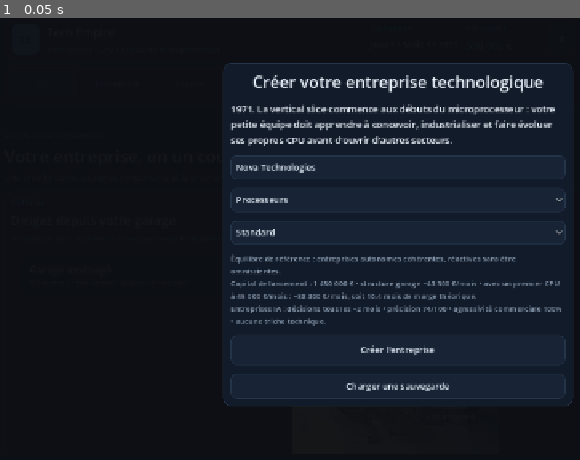
Above: before the commit, frame 1.
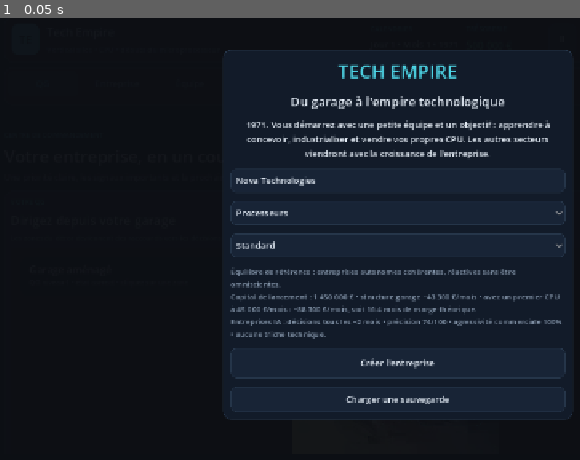
Above: after the commit, the same moment.

Repository: vadorus/addonhardwaregame2d
Game: Godot game, scene res://main.tscn
The game is run twice, just before and just after one commit, with the same random seed, the same clock (stepped at 60 frames per second) and the same inputs.
Inputs:
- Up to frame 1 (0.05 s): no input

The runs differ from the first frame. In frame 1, 8.5% of the frame differs, in the area x 38-99%, y 7-91%.

Commit message:
Release: préparer la v0.4 jouable Windows et corriger le routage UX
* ux: route all Nora gameplay priorities to the right screen

* ux: forward responsive layout to product panels

* ux: stack industrialization controls on narrow windows

* ux: stack product launch and lifecycle controls on narrow windows

* ux: improve onboarding branding and popup responsiveness

* build: add Windows Desktop export preset

* ci: export and archive a playable Windows build

* release: label the first full CPU-loop prototype as v0.4

* fix: declare responsive industrialization grid

Diff:
--- a/main.gd
+++ b/main.gd
@@ -24,11 +24,15 @@
 var status_label: Label
 var tabs: TabContainer
 var setup_layer: Control
+var setup_panel: PanelContainer
 var month_layer: Control
+var month_panel: PanelContainer
 var month_report_label: Label
 var game_over_layer: Control
+var game_over_panel: PanelContainer
 var game_over_label: Label
 var research_event_layer: Control
+var research_event_panel: PanelContainer
 var research_event_label: Label
 var active_research_event_id := ""
 
@@ -911,10 +915,11 @@
 	setup_layer.set_anchors_and_offsets_preset(Control.PRESET_FULL_RECT)
 	add_child(setup_layer)
 	var center:=CenterContainer.new(); center.set_anchors_and_offsets_preset(Control.PRESET_FULL_RECT); setup_layer.add_child(center)
-	var panel:=PanelContainer.new(); panel.custom_minimum_size=Vector2(560,420); center.add_child(panel)
-	var box:=VBoxContainer.new(); box.add_theme_constant_override("separation",14); panel.add_child(box)
-	var title:=_label("Créer votre entreprise technologique",26); title.horizontal_alignment=HORIZONTAL_ALIGNMENT_CENTER; box.add_child(title)
-	var desc:=_label("1971. La vertical slice commence aux débuts du microprocesseur : votre petite équipe doit apprendre à concevoir, industrialiser et faire évoluer ses propres CPU avant d’ouvrir d’autres secteurs.",15); desc.autowrap_mode=TextServer.AUTOWRAP_WORD_SMART; box.add_child(desc)
+	setup_panel=PanelContainer.new(); setup_panel.custom_minimum_size=Vector2(560,420); center.add_child(setup_panel)
+	var box:=VBoxContainer.new(); box.add_theme_constant_override("separation",14); setup_panel.add_child(box)
+	var brand:=_label("TECH EMPIRE",30); brand.horizontal_alignment=HORIZONTAL_ALIGNMENT_CENTER; brand.add_theme_color_override("font_color", APP_CYAN); box.add_child(brand)
+	var title:=_label("Du garage à l'empire technologique",20); title.horizontal_alignment=HORIZONTAL_ALIGNMENT_CENTER; box.add_child(title)
+	var desc:=_label("1971. Vous démarrez avec une petite équipe et un objectif : apprendre à concevoir, industrialiser et vendre vos propres CPU. Les autres secteurs viendront avec la croissance de l'entreprise.",14); desc.autowrap_mode=TextServer.AUTOWRAP_WORD_SMART; desc.horizontal_alignment=HORIZONTAL_ALIGNMENT_CENTER; box.add_child(desc)
 	setup_name=LineEdit.new(); setup_name.placeholder_text="Nom de l'entreprise"; setup_name.text="Nova Technologies"; box.add_child(setup_name)
 	setup_sector=OptionButton.new(); _fill_sector_options(setup_sector); box.add_child(setup_sector)
 	setup_difficulty = OptionButton.new()
@@ -935,8 +940,8 @@
 func _build_month_layer():
 	month_layer=ColorRect.new(); month_layer.color=Color(0,0,0,0.72); month_layer.set_anchors_and_offsets_preset(Control.PRESET_FULL_RECT); month_layer.visible=false; add_child(month_layer)
 	var center:=CenterContainer.new(); center.set_anchors_and_offsets_preset(Control.PRESET_FULL_RECT); month_layer.add_child(center)
-	var panel:=PanelContainer.new(); panel.custom_minimum_size=Vector2(560,430); center.add_child(panel)
-	var box:=VBoxContainer.new(); box.add_theme_constant_override("separation",12); panel.add_child(box)
+	month_panel=PanelContainer.new(); month_panel.custom_minimum_size=Vector2(560,430); center.add_child(month_panel)
+	var box:=VBoxContainer.new(); box.add_theme_constant_override("separation",12); month_panel.add_child(box)
 	box.add_child(_section("Rapport mensuel")); month_report_label=_rich_label(); box.add_child(month_report_label)
 	var cont:=Button.new(); cont.text="Continuer"; cont.custom_minimum_size.y=44; cont.pressed.connect(_close_month_report); box.add_child(cont)
 
@@ -949,12 +954,12 @@
 	var center := CenterContainer.new()
 	center.set_anchors_and_offsets_preset(Control.PRESET_FULL_RECT)
 	game_over_layer.add_child(center)
-	var panel := _card(APP_SHELL, 16, 20)
-	panel.custom_minimum_size = Vector2(560, 360)
-	center.add_child(panel)
+	game_over_panel = _card(APP_SHELL, 16, 20)
+	game_over_panel.custom_minimum_size = Vector2(560, 360)
+	center.add_child(game_over_panel)
 	var box := VBoxContainer.new()
 	box.add_theme_constant_override("separation", 14)
-	panel.add_child(box)
+	game_over_panel.add_child(box)
 	var title := _label("Entreprise en cessation de paiement", 25)
 	title.horizontal_alignment = HORIZONTAL_ALIGNMENT_CENTER
 	title.add_theme_color_override("font_color", APP_RED)
@@ -982,12 +987,12 @@
 	var center := CenterContainer.new()
 	center.set_anchors_and_offsets_preset(Control.PRESET_FULL_RECT)
 	research_event_layer.add_child(center)
-	var panel := _card(APP_SHELL, 16, 20)
-	panel.custom_minimum_size = Vector2(600, 360)
-	center.add_child(panel)
+	research_event_panel = _card(APP_SHELL, 16, 20)
+	research_event_panel.custom_minimum_size = Vector2(600, 360)
+	center.add_child(research_event_panel)
 	var box := VBoxContainer.new()
 	box.add_theme_constant_override("separation", 14)
-	panel.add_child(box)
+	research_event_panel.add_child(box)
 	box.add_child(_eyebrow("DÉCOUVERTE R&D"))
 	var title := _label("L'équipe a trouvé une nouvelle piste", 24)
 	title.add_theme_color_override("font_color", APP_CYAN)
@@ -1189,12 +1194,23 @@
 func _update_responsive_layout():
 	if dashboard_screen != null and dashboard_screen.has_method("set_viewport_width"):
 		dashboard_screen.call("set_viewport_width", size.x)
+	if products_screen != null and products_screen.has_method("set_viewport_width"):
+		products_screen.call("set_viewport_width", size.x)
 	var compact := size.x < 900.0
 	var narrow := size.x < 620.0
 	if lab_layout_grid != null:
 		lab_layout_grid.columns = 1 if compact else 2
 	if lab_stats_grid != null:
 		lab_stats_grid.columns = 1 if narrow else 3
+	var popup_width := clampf(size.x - 32.0, 300.0, 600.0)
+	if setup_panel != null:
+		setup_panel.custom_minimum_size.x = minf(popup_width, 560.0)
+	if month_panel != null:
+		month_panel.custom_minimum_size.x = minf(popup_width, 560.0)
+	if game_over_panel != null:
+		game_over_panel.custom_minimum_size.x = minf(popup_width, 560.0)
+	if research_event_panel != null:
+		research_event_panel.custom_minimum_size.x = popup_width
 
 func _fill_text(option: OptionButton, items: Array):
 	option.clear(); for item in items: option.add_item(str(item)); option.set_item_metadata(option.item_count-1,str(item))
--- a/project.godot
+++ b/project.godot
@@ -14,7 +14,7 @@
 
 [application]
 
-config/name="Tech Empire Prototype V0.3 — CPU Field Experience"
+config/name="Tech Empire Prototype V0.4 — CPU Loop"
 run/main_scene="uid://e28phl1nvy5i"
 config/features=PackedStringArray("4.7", "Forward Plus")
 config/icon="res://icon.svg"
--- a/ui/components/IndustrializationPanel.gd
+++ b/ui/components/IndustrializationPanel.gd
@@ -6,6 +6,7 @@
 const UI := preload("res://ui/UiKit.gd")
 
 var production_label: Label
+var production_grid: GridContainer
 var industrialization_select: OptionButton
 var industrialization_strategy: OptionButton
 var industrialization_binning: OptionButton
@@ -24,7 +25,7 @@
 	production_label = UI.rich_label()
 	add_child(production_label)
 
-	var production_grid := GridContainer.new()
+	production_grid = GridContainer.new()
 	production_grid.columns = 2
 	add_child(production_grid)
 	production_grid.add_child(UI.label("Projet en industrialisation", 14))
@@ -92,6 +93,10 @@
 	sell_capacity.text = "Activer / couper la vente de capacité libre"
 	sell_capacity.pressed.connect(func(): action_requested.emit("toggle_capacity_sales", {}))
 	actions.add_child(sell_capacity)
+
+func set_viewport_width(width: float) -> void:
+	if production_grid != null:
+		production_grid.columns = 1 if width < 760.0 else 2
 
 func refresh() -> void:
 	_refresh_production_overview()
--- a/ui/components/ProductLifecyclePanel.gd
+++ b/ui/components/ProductLifecyclePanel.gd
@@ -7,6 +7,8 @@
 
 var products_label: Label
 var product_select: OptionButton
+var launch_grid: GridContainer
+var lifecycle_grid: GridContainer
 var product_details_label: Label
 var product_price: SpinBox
 var product_capacity: SpinBox
@@ -36,17 +38,17 @@
 	product_details_label = UI.rich_label()
 	add_child(product_details_label)
 
-	var grid := GridContainer.new()
-	grid.columns = 2
-	add_child(grid)
-	grid.add_child(UI.label("Prix de vente", 14))
+	launch_grid = GridContainer.new()
+	launch_grid.columns = 2
+	add_child(launch_grid)
+	launch_grid.add_child(UI.label("Prix de vente", 14))
 	product_price = UI.spin(1, 1000000, 5, 300)
 	product_price.value_changed.connect(func(_value): _refresh_launch_intel())
-	grid.add_child(product_price)
-	grid.add_child(UI.label("Capacité mensuelle", 14))
+	launch_grid.add_child(product_price)
+	launch_grid.add_child(UI.label("Capacité mensuelle", 14))
 	product_capacity = UI.spin(1, 1000000, 100, 5000)
 	product_capacity.value_changed.connect(func(_value): _refresh_launch_intel())
-	grid.add_child(product_capacity)
+	launch_grid.add_child(product_capacity)
 
 	var intel_card := UI.card(UI.APP_CYAN_DARK, 10, 10)
 	add_child(intel_card)
@@ -73,7 +75,7 @@
 	post_launch_label = UI.rich_label()
 	post_launch_group.add_child(post_launch_label)
 
-	var lifecycle_grid := GridContainer.new()
+	lifecycle_grid = GridContainer.new()
 	lifecycle_grid.columns = 2
 	post_launch_group.add_child(lifecycle_grid)
 
@@ -128,6 +130,13 @@
 	control_software_button.text = "Développer / mettre à jour le logiciel de contrôle"
 	control_software_button.pressed.connect(_emit_control_software)
 	actions.add_child(control_software_button)
+
+func set_viewport_width(width: float) -> void:
+	var columns := 1 if width < 700.0 else 2
+	if launch_grid != null:
+		launch_grid.columns = columns
+	if lifecycle_grid != null:
+		lifecycle_grid.columns = columns
 
 func refresh() -> void:
 	_refresh_product_list()
--- a/ui/screens/DashboardScreen.gd
+++ b/ui/screens/DashboardScreen.gd
@@ -350,11 +350,11 @@
 
 func _priority_action_text(category: String) -> String:
 	match category:
-		"DÉMARRAGE", "TECHNIQUE", "PROJET":
+		"DÉMARRAGE", "TECHNIQUE", "PROJET", "DÉVELOPPEMENT", "PROTOTYPE", "VALIDATION":
 			return "Ouvrir le laboratoire CPU"
-		"LANCEMENT", "FONDERIE", "FOURNISSEUR":
+		"LANCEMENT", "FONDERIE", "FOURNISSEUR", "PRODUCTION":
 			return "Ouvrir Production & Produits"
-		"SAV", "CONTRAT":
+		"SAV", "CONTRAT", "MARCHÉ":
 			return "Ouvrir Marché & SAV"
 		"ARBITRAGE", "RH", "LOCAUX", "FINANCE":
 			return "Ouvrir le comité de direction"
@@ -362,11 +362,11 @@
 
 func _priority_category_target_tab(category: String) -> int:
 	match category:
-		"DÉMARRAGE", "TECHNIQUE", "PROJET":
+		"DÉMARRAGE", "TECHNIQUE", "PROJET", "DÉVELOPPEMENT", "PROTOTYPE", "VALIDATION":
 			return 3
-		"LANCEMENT", "FONDERIE", "FOURNISSEUR":
+		"LANCEMENT", "FONDERIE", "FOURNISSEUR", "PRODUCTION":
 			return 4
-		"SAV", "CONTRAT":
+		"SAV", "CONTRAT", "MARCHÉ":
 			return 5
 		"ARBITRAGE", "RH", "LOCAUX", "FINANCE":
 			return 1
--- a/ui/screens/ProductsScreen.gd
+++ b/ui/screens/ProductsScreen.gd
@@ -30,6 +30,12 @@
 	lifecycle_panel.connect("action_requested", _relay_action)
 	box.add_child(lifecycle_panel)
 
+func set_viewport_width(width: float) -> void:
+	if industrialization_panel != null and industrialization_panel.has_method("set_viewport_width"):
+		industrialization_panel.call("set_viewport_width", width)
+	if lifecycle_panel != null and lifecycle_panel.has_method("set_viewport_width"):
+		lifecycle_panel.call("set_viewport_width", width)
+
 func refresh() -> void:
 	if industrialization_panel != null:
 		industrialization_panel.call("refresh")
Not shown, added: export_presets.cfg
Not shown, added: .github/workflows/windows-build.yml
